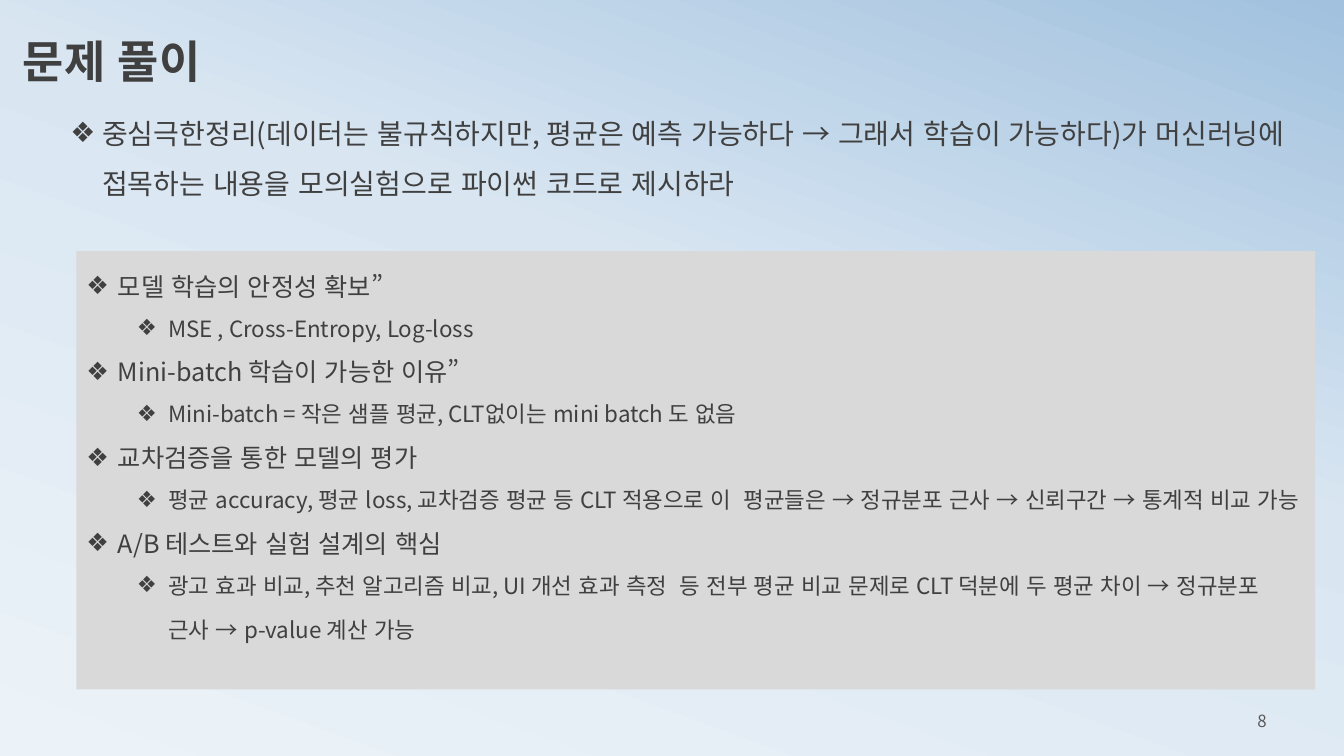
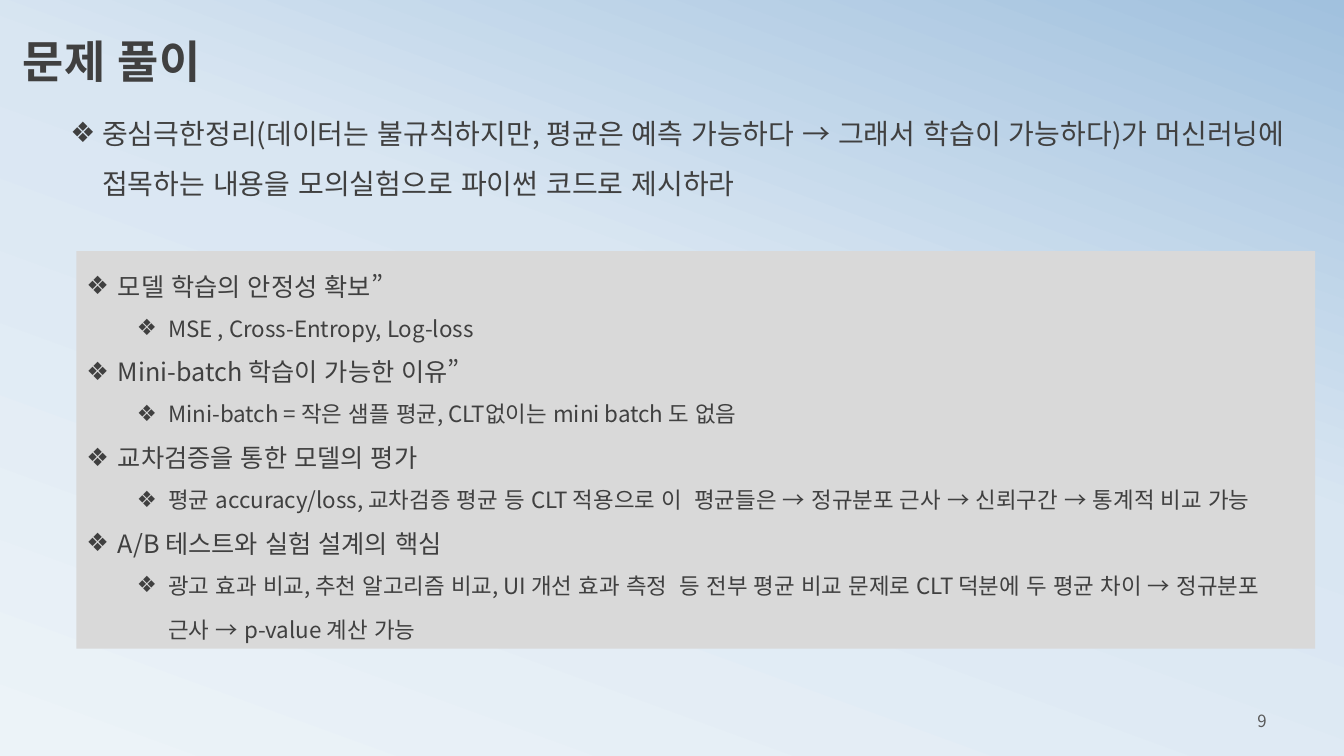
Before and after one commit to ancestor9/mathematics-for-machine-learning, a slide deck: slide 9 of 5_Montecarlo Simulation.pptx (slide 8 before the commit). Drawn at 1344x756 pixels with LibreOffice and Linux fonts; fonts in the diff are those of the drawing. Boxes give left, top, right and bottom in pixels: in the first picture for what was removed or moved away, otherwise in the second. Text is boxed around its words. In the diff, an @@ line names an element or a change of style, - is before the commit and + after.

```diff
--- a/5_Montecarlo Simulation.pptx
+++ b/5_Montecarlo Simulation.pptx
@@ rectangle "모델 학습의 안정성 확보”": place and size @@
-rectangle "모델 학습의 안정성 확보”" at <box>77,251,1315,690</box>
+rectangle "모델 학습의 안정성 확보”" at <box>77,251,1315,648</box>
@@ text in rectangle at <box>168,489,1249,513</box>: text changed @@
-  ❖ 평균 accuracy, 평균 loss, 교차검증 평균 등 CLT 적용으로 이 평균들은 → 정규분포 근사 → 신뢰구간 → 통계적 비교 가능
+  ❖ 평균 accuracy/loss, 교차검증 평균 등 CLT 적용으로 이 평균들은 → 정규분포 근사 → 신뢰구간 → 통계적 비교 가능
@@ page number at <box>1257,714,1266,727</box>: text changed @@
-8
+9
```
Also in this commit, not shown: 2 other slides changed, 1 slide added, 1 other file.
